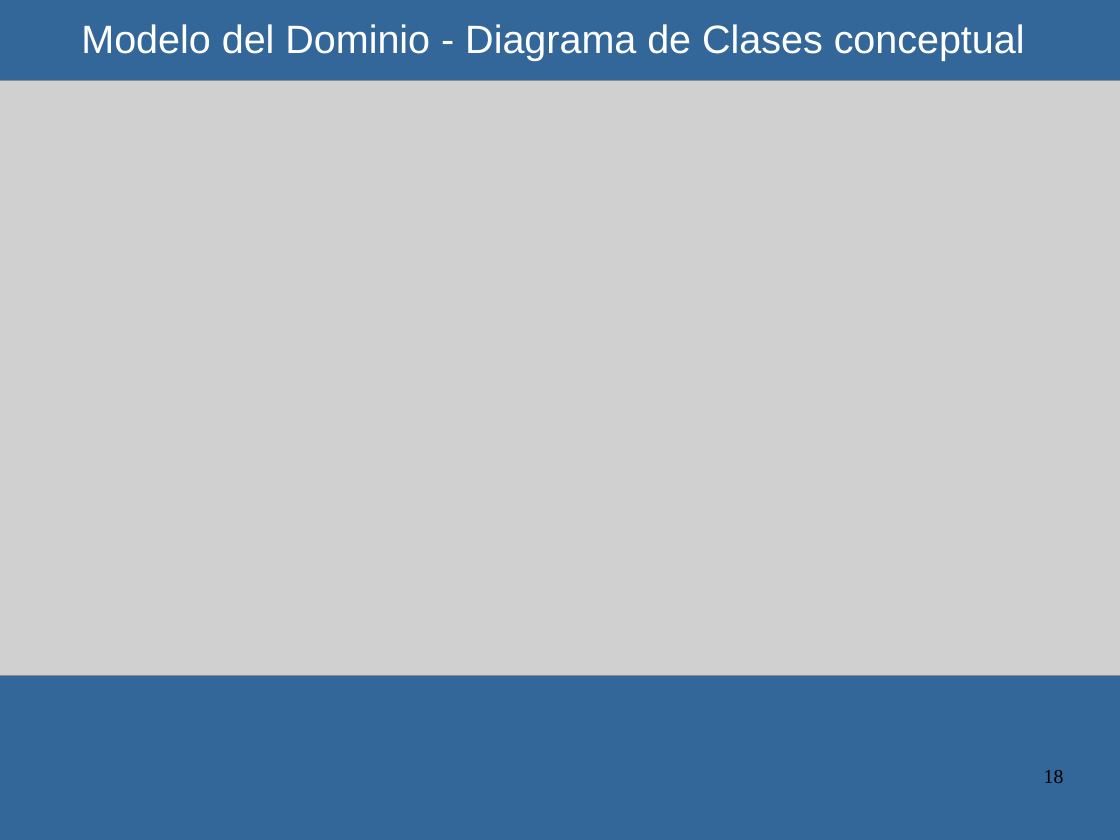
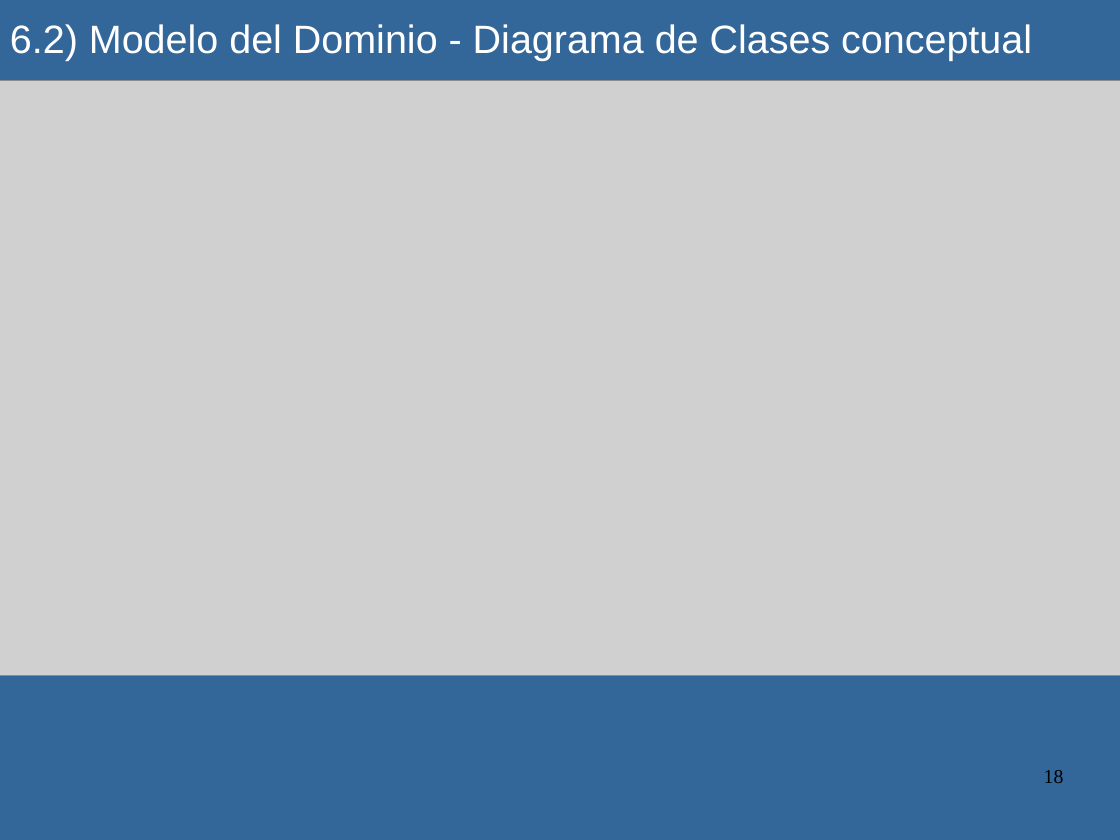
Before and after one commit to luismagarinos/Material-de-estudio-2023---MOO, a slide deck: slide 18 of Proyecto de Sistema 2023.ppt. Drawn at 1120x840 pixels with LibreOffice and Linux fonts; fonts in the diff are those of the drawing; grey boxes stand for pictures. Boxes give left, top, right and bottom in pixels: in the first picture for what was removed or moved away, otherwise in the second. Text is boxed around its words. In the diff, an @@ line names an element or a change of style, - is before the commit and + after.

```diff
--- a/Proyecto de Sistema 2023.ppt
+++ b/Proyecto de Sistema 2023.ppt
@@ text at bbox=[10, 24, 1032, 61]: text changed @@
-Modelo del Dominio - Diagrama de Clases conceptual
+6.2) Modelo del Dominio - Diagrama de Clases conceptual
```
Also in this commit, not shown: 1 other slide changed.
